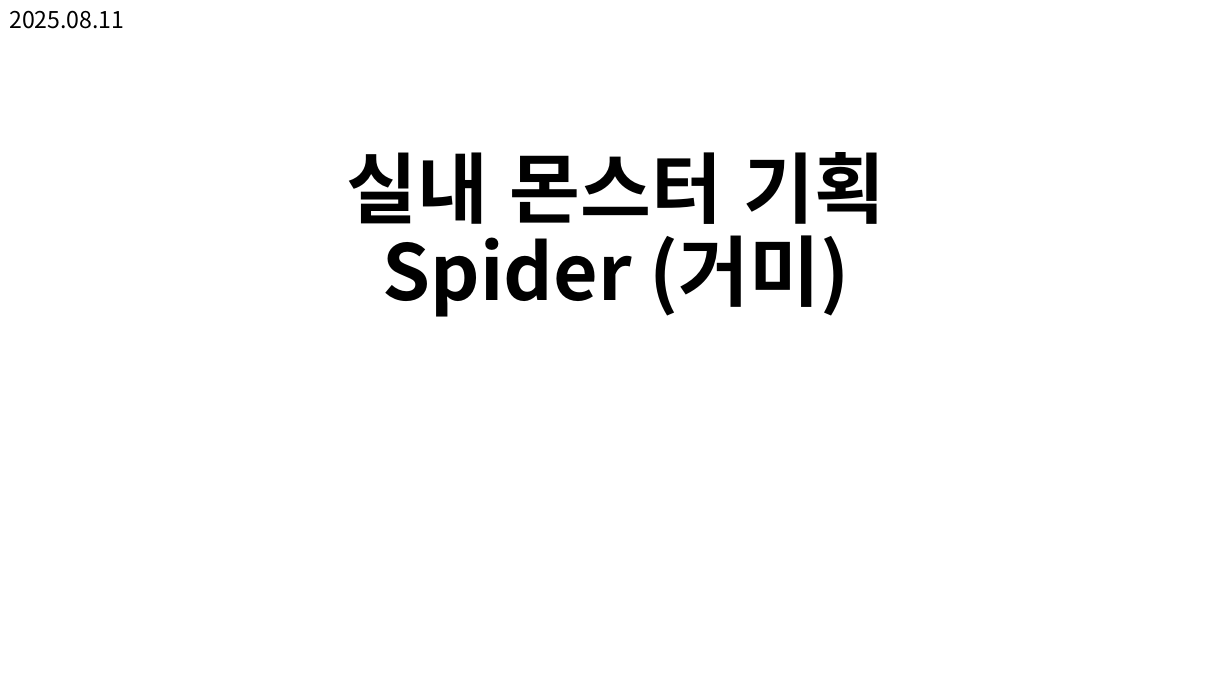
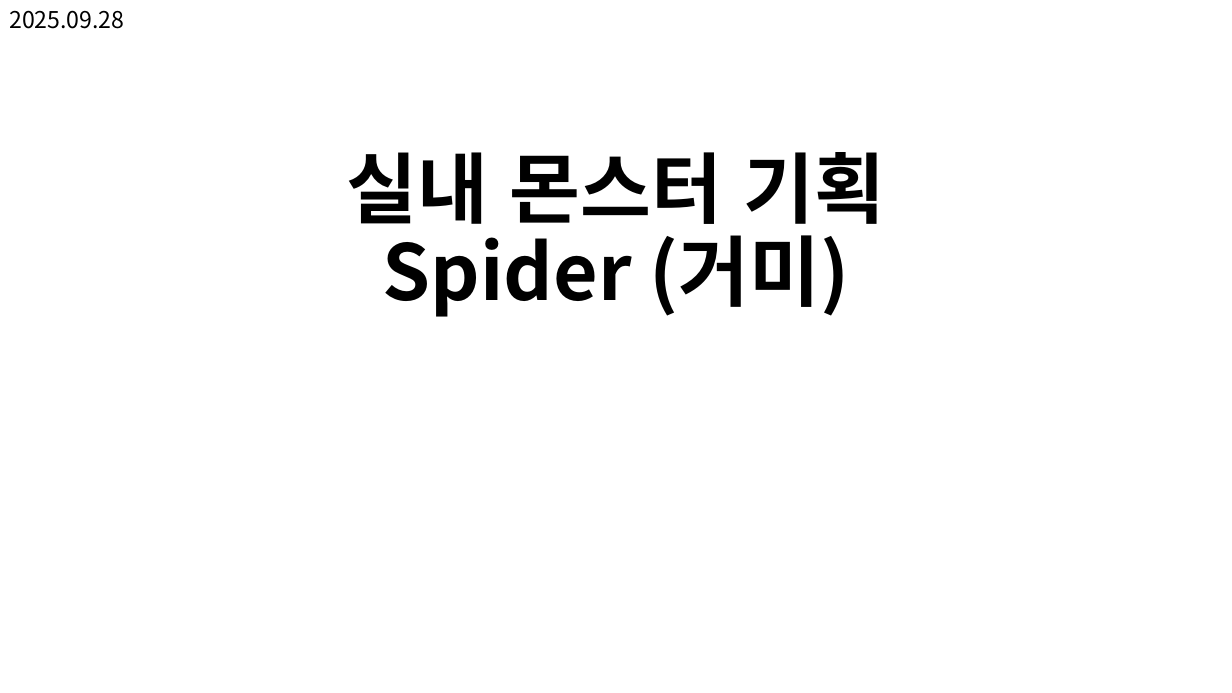
Before and after one commit to kimi5231/B1A2_project, a slide deck: slide 1 of 기획/실내 몬스터 기획서_spider.pptx. Drawn at 1232x693 pixels with LibreOffice and Linux fonts; fonts in the diff are those of the drawing. Boxes give left, top, right and bottom in pixels: in the first picture for what was removed or moved away, otherwise in the second. Text is boxed around its words. In the diff, an @@ line names an element or a change of style, - is before the commit and + after.

```diff
--- a/기획/실내 몬스터 기획서_spider.pptx
+++ b/기획/실내 몬스터 기획서_spider.pptx
@@ text at [9, 10, 124, 29]: text changed @@
-2025.08.11
+2025.09.28
```
Also in this commit, not shown: 3 other slides changed, 1 other file.
